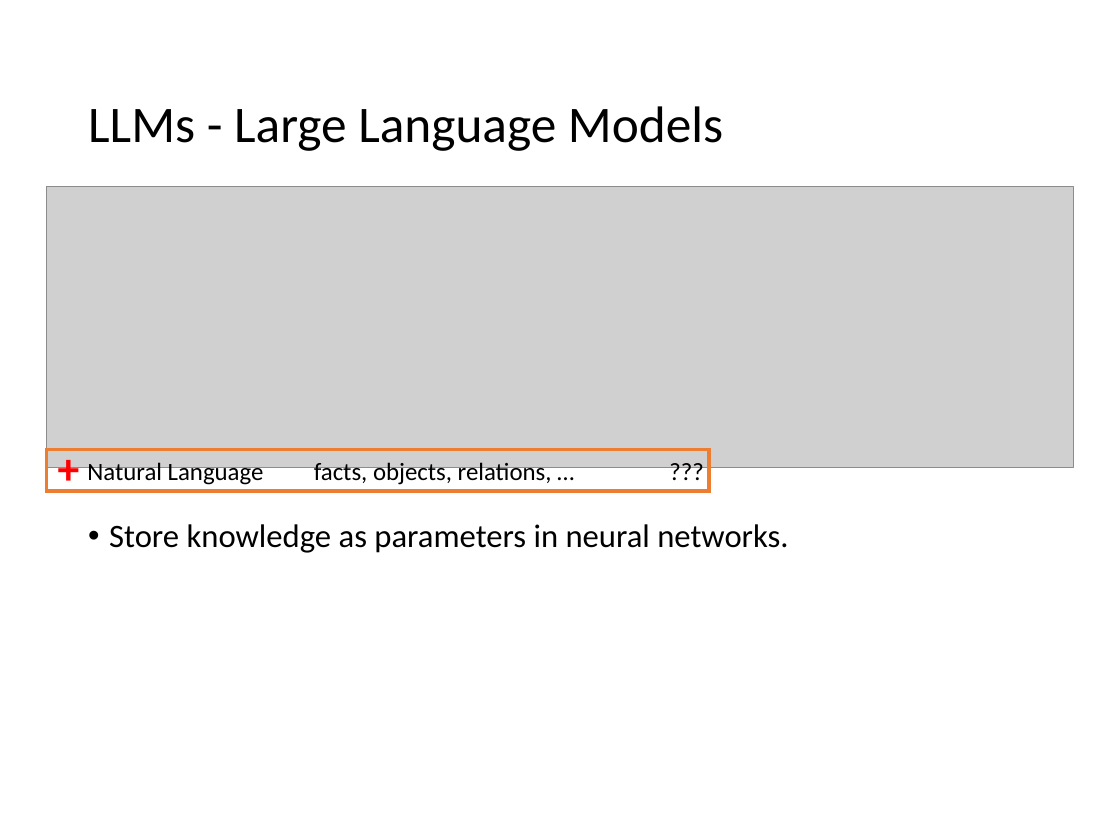
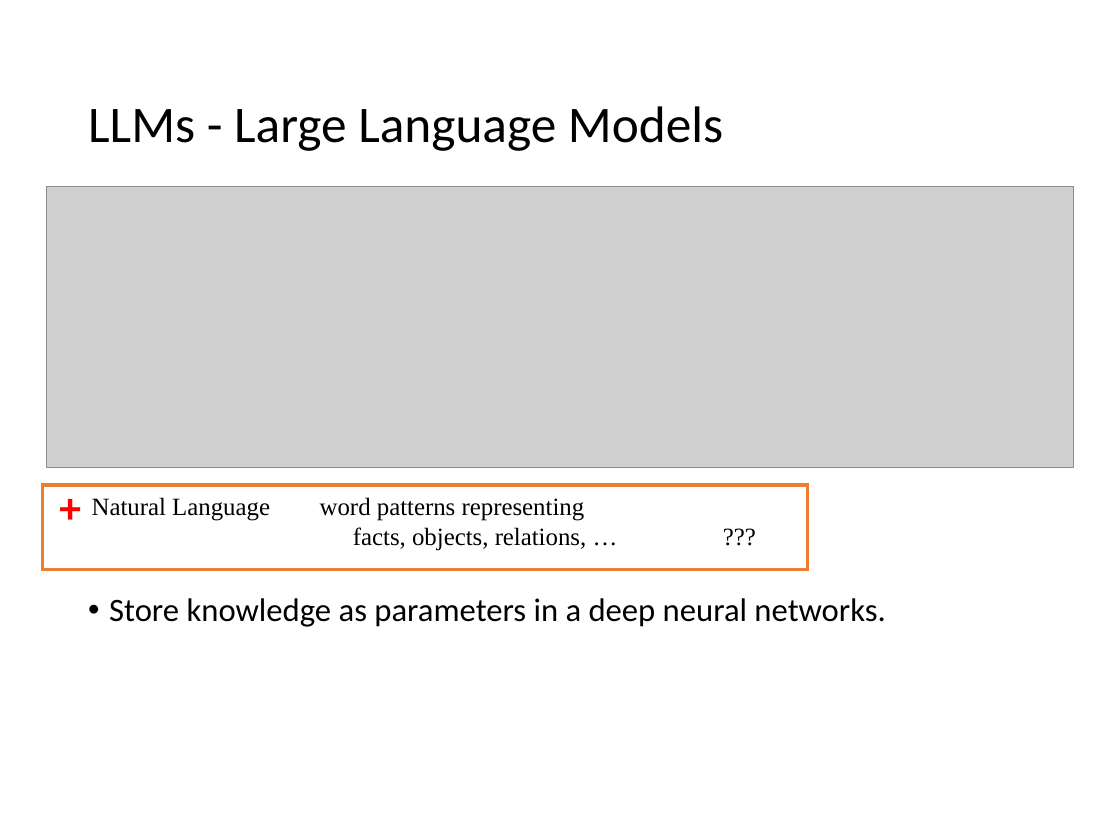
Before and after one commit to mhahsler/CS7320-AI, a slide deck: slide 10 of slides/07_knowledge-based.pptx. Drawn at 1120x840 pixels with LibreOffice and Linux fonts; fonts in the diff are those of the drawing; grey boxes stand for pictures. Boxes give left, top, right and bottom in pixels: in the first picture for what was removed or moved away, otherwise in the second. Text is boxed around its words. In the diff, an @@ line names an element or a change of style, - is before the commit and + after.

```diff
--- a/slides/07_knowledge-based.pptx
+++ b/slides/07_knowledge-based.pptx
@@ text "+": place and size @@
-text "+" at [47,436,84,500]
+text "+" at [48,474,85,538]
@@ rectangle: place and size @@
-rectangle at [47,450,710,492]
+rectangle at [43,485,808,569]
@@ text at [92,497,587,551]: text changed; font Calibri to Times New Roman @@
-Natural Language facts, objects, relations, … ???
+Natural Language word patterns representing
+facts, objects, relations, … ???
@@ text at [109,598,885,627]: text changed @@
-• Store knowledge as parameters in neural networks.
+• Store knowledge as parameters in a deep neural networks.
```
Also in this commit, not shown: 6 other slides changed, 1 other file.
